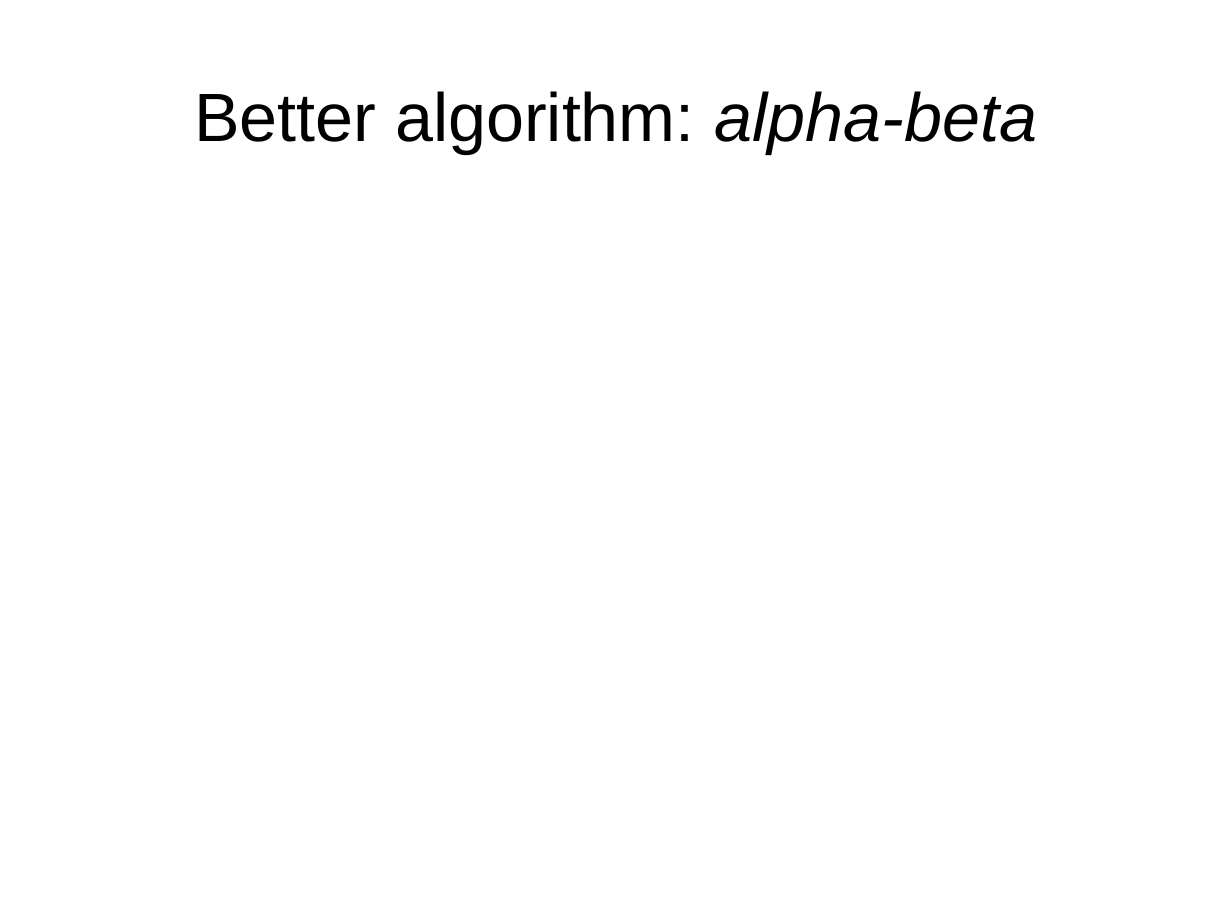
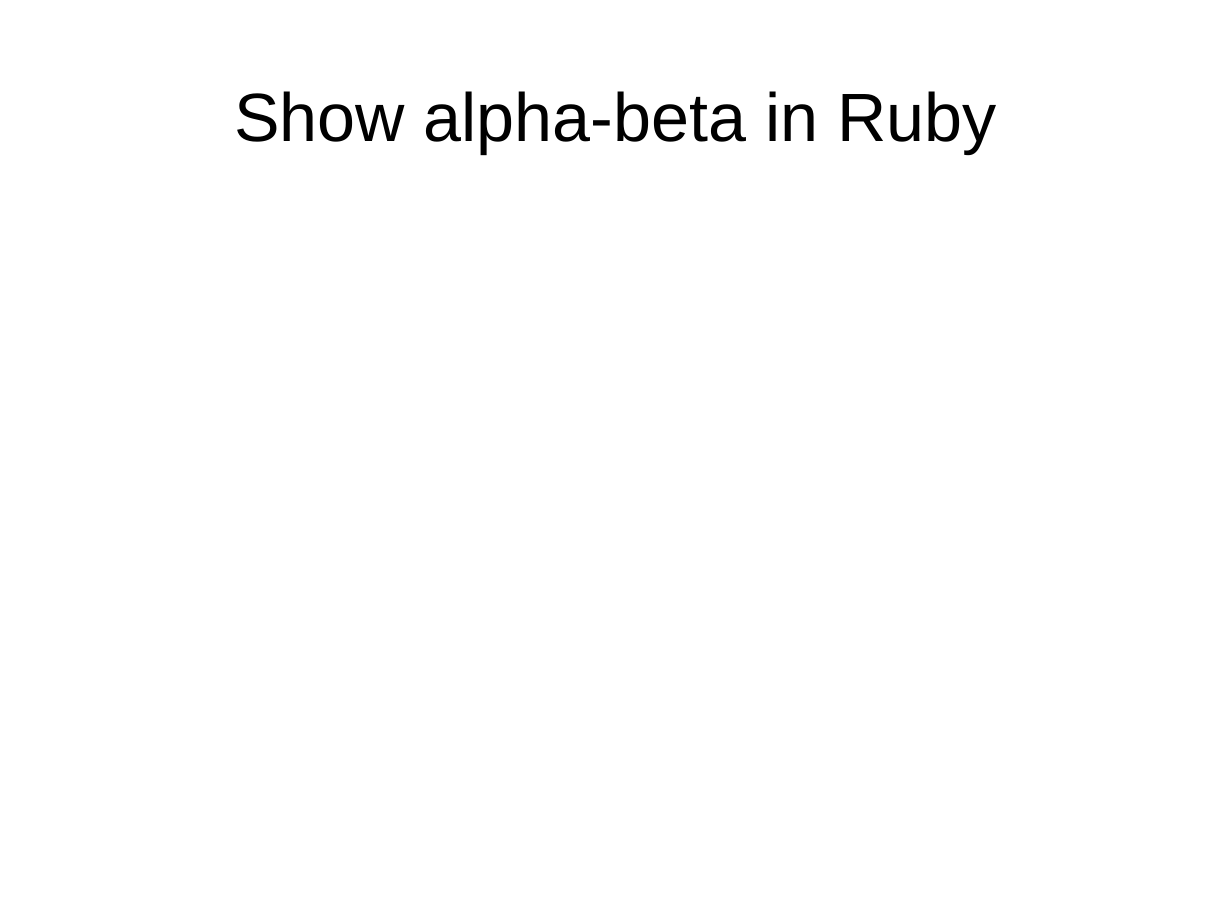
Before and after one commit to pdg137/boardgame, a slide deck: slide 12 of searcher/algorithms-games-alphabeta.odp (slide 10 before the commit). Drawn at 1232x924 pixels with LibreOffice and Linux fonts; fonts in the diff are those of the drawing. Boxes give left, top, right and bottom in pixels: in the first picture for what was removed or moved away, otherwise in the second. Text is boxed around its words. In the diff, an @@ line names an element or a change of style, - is before the commit and + after.

Commit message:
completed presentation

```diff
--- a/searcher/algorithms-games-alphabeta.odp
+++ b/searcher/algorithms-games-alphabeta.odp
@@ title at [234, 91, 996, 153]: text changed @@
-Better algorithm: alpha-beta
+Show alpha-beta in Ruby
```
Also in this commit, not shown: 3 other slides changed, 4 slides added, 2 slides removed, 1 other file.
